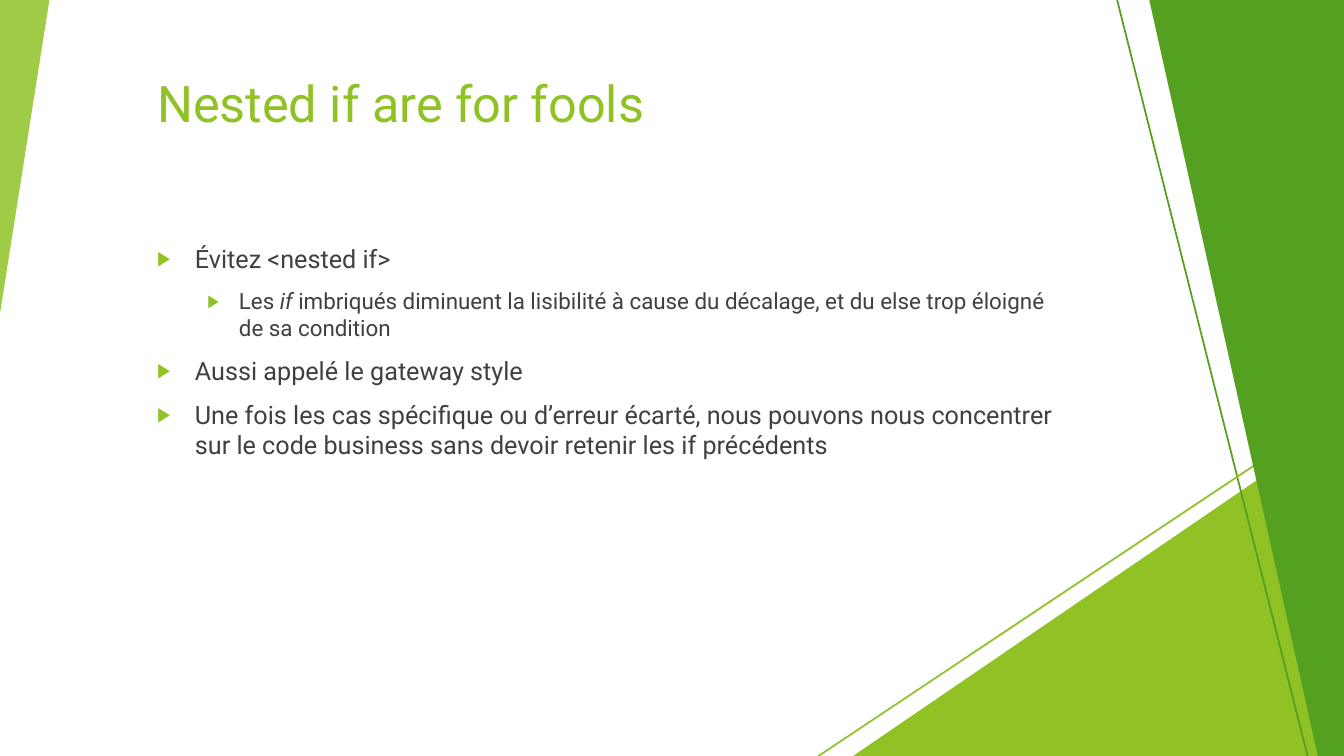
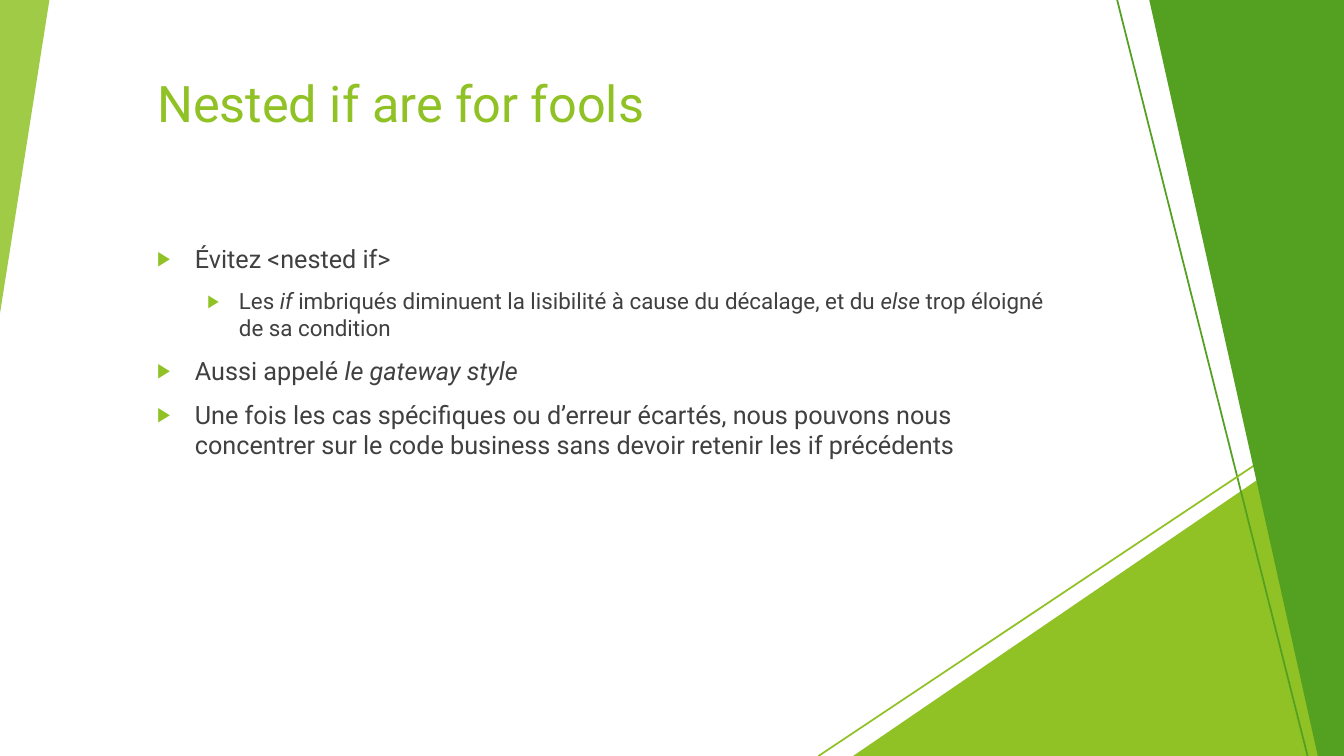
Before and after one commit to worming004/SimpleIsNotEasy, a slide deck: slide 10 of PPT/Easy != Simple.pptx. Drawn at 1344x756 pixels with LibreOffice and Linux fonts; fonts in the diff are those of the drawing. Boxes give left, top, right and bottom in pixels: in the first picture for what was removed or moved away, otherwise in the second. Text is boxed around its words. In the diff, an @@ line names an element or a change of style, - is before the commit and + after.

```diff
--- a/PPT/Easy != Simple.pptx
+++ b/PPT/Easy != Simple.pptx
@@ text at (x1=195, y1=292, x2=1043, y2=386): italic on in "else", "le gateway style" @@
@@ text at (x1=195, y1=405, x2=954, y2=459): text changed @@
-▶ Une fois les cas spécifique ou d’erreur écarté, nous pouvons nous concentrer sur le code business sans devoir retenir les if précédents
+▶ Une fois les cas spécifiques ou d’erreur écartés, nous pouvons nous concentrer sur le code business sans devoir retenir les if précédents
```
Also in this commit, not shown: 16 other slides changed.
